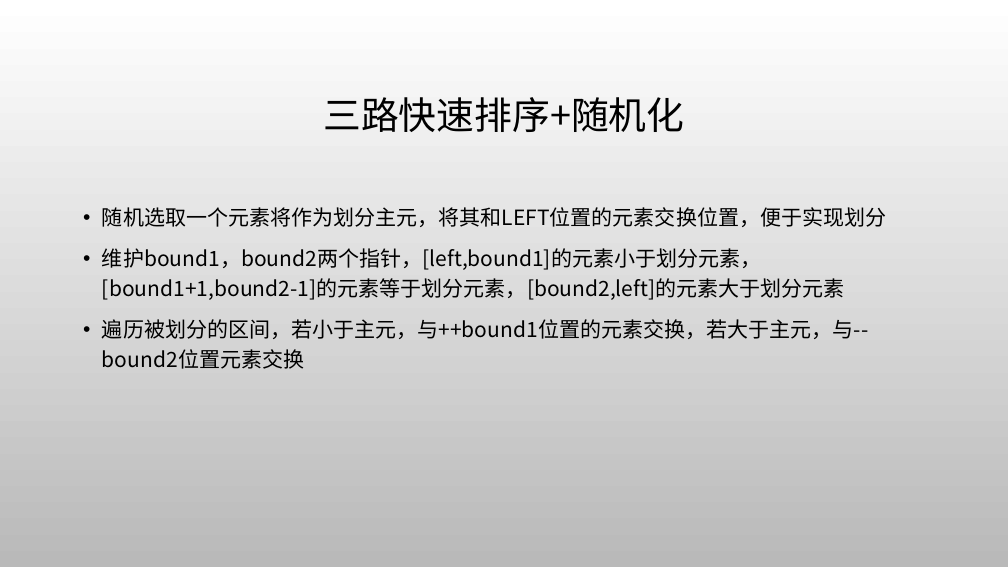
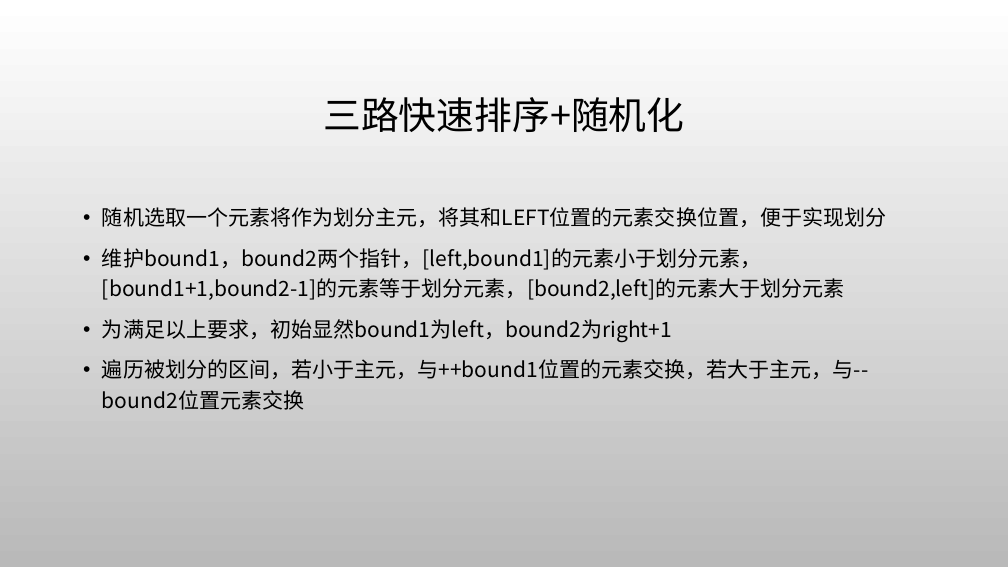
Before and after one commit to AisingioroHao0/BUAA_ProgrammingAndAlgorithms_TermProject, a slide deck: slide 10 of 答辩PPT/排序算法.pptx. Drawn at 1008x567 pixels with LibreOffice and Linux fonts; fonts in the diff are those of the drawing; background and template pictures are left out. Boxes give left, top, right and bottom in pixels: in the first picture for what was removed or moved away, otherwise in the second. Text is boxed around its words. In the diff, an @@ line names an element or a change of style, - is before the commit and + after.

```diff
--- a/答辩PPT/排序算法.pptx
+++ b/答辩PPT/排序算法.pptx
@@ text at (x1=102, y1=319, x2=672, y2=342): paragraph added @@
+• 为满足以上要求，初始显然bound1为left，bound2为right+1
```
Also in this commit, not shown: 4 slides added, 3 other files.
